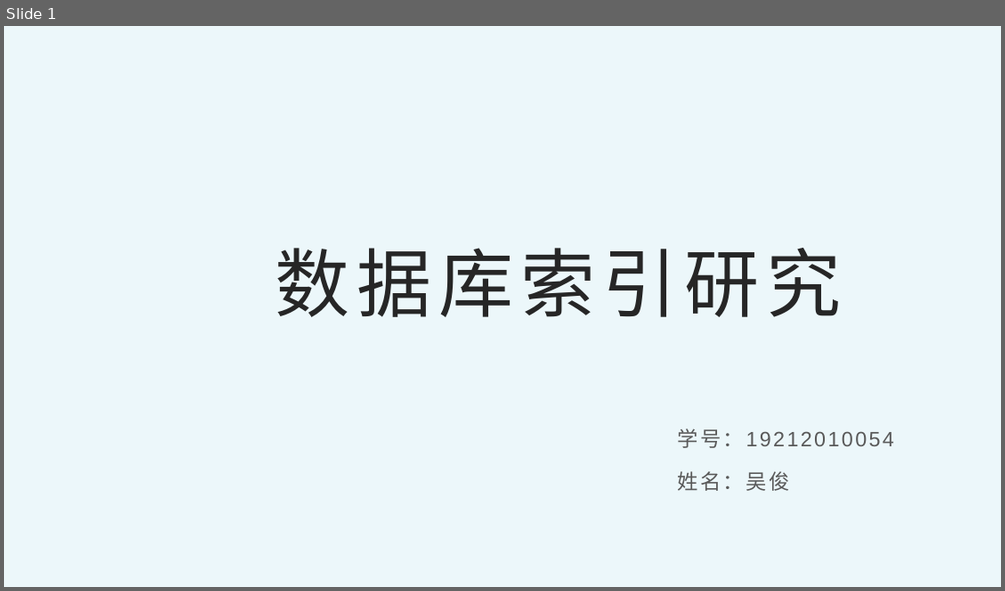
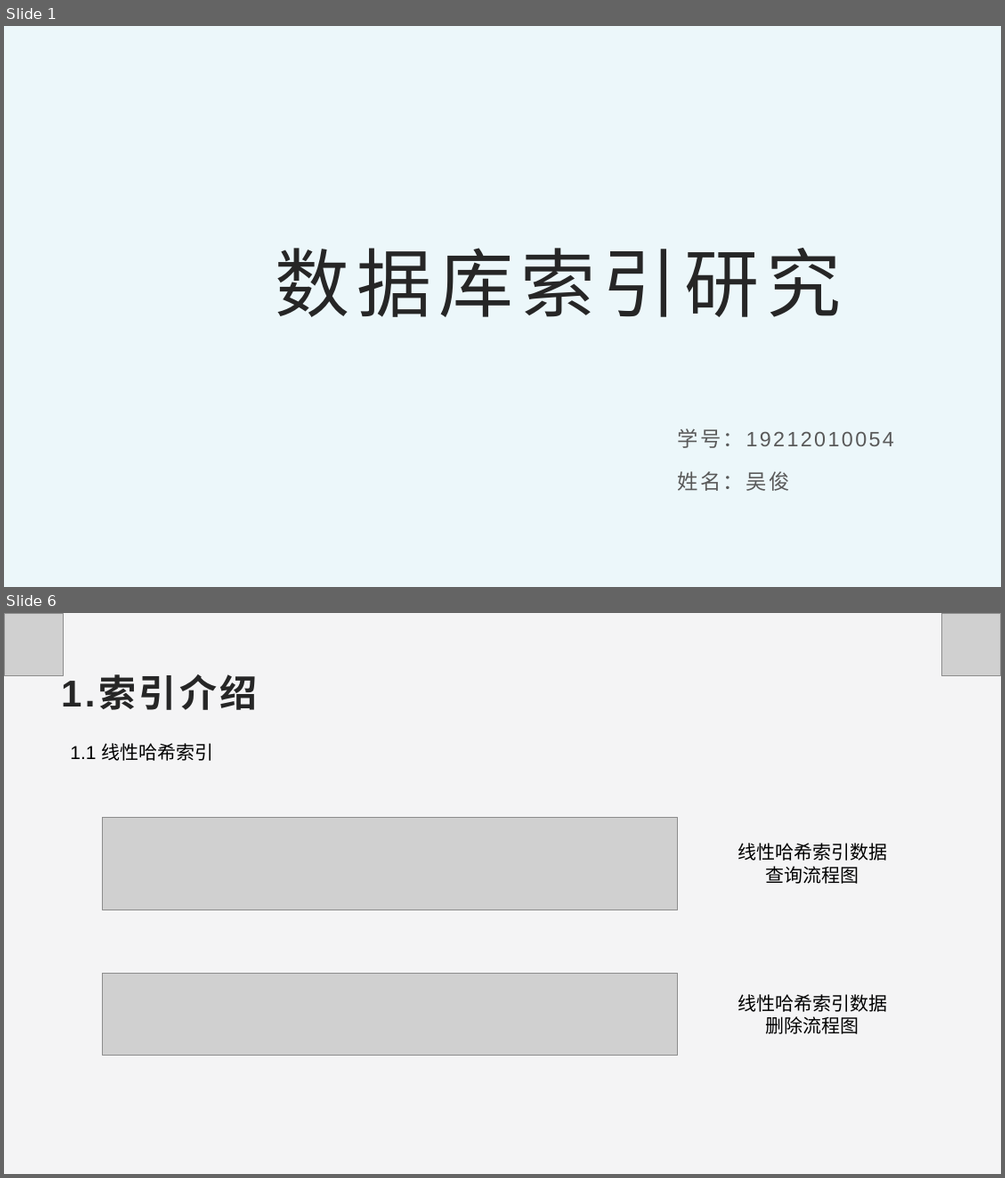
Before and after one commit to ThesisTest/dbindexresearch, a slide deck: doc/期末答辩.pptx. Shown one above the other, each under a label of ours: slide 1 before the commit, slides 1 and 6 after it; the slides between them are not shown. The pictures are 1005x591 and 1005x1178 pixels, drawn with LibreOffice and Linux fonts; fonts in the diff are those of the drawing; grey boxes stand for pictures; background and template pictures are left out. Boxes give left, top, right and bottom in pixels: in the first picture for what was removed or moved away, otherwise in the second. Text is boxed around its words. In the diff, an @@ line names an element or a change of style, - is before the commit and + after.

```diff
--- a/doc/期末答辩.pptx
+++ b/doc/期末答辩.pptx
@@ slide 6 added at (4, 613, 1001, 1174), background #F4F4F5 @@
@@ picture added at (4, 613, 63, 676) @@
@@ picture added at (942, 613, 1001, 676) @@
@@ text added at (61, 676, 257, 710), 36 pt, text #262626, bold @@
+1.索引介绍
@@ text added at (70, 743, 213, 761), 18 pt, text #000000 @@
+1.1 线性哈希索引
@@ picture added at (103, 817, 678, 910) @@
@@ text added at (737, 843, 887, 884), 18 pt, text #000000 @@
+线性哈希索引数据
+查询流程图
@@ picture added at (103, 973, 678, 1055) @@
@@ text added at (737, 994, 887, 1034), 18 pt, text #000000 @@
+线性哈希索引数据
+删除流程图
```
Also in this commit, not shown: 35 other slides added, 1 other file.
